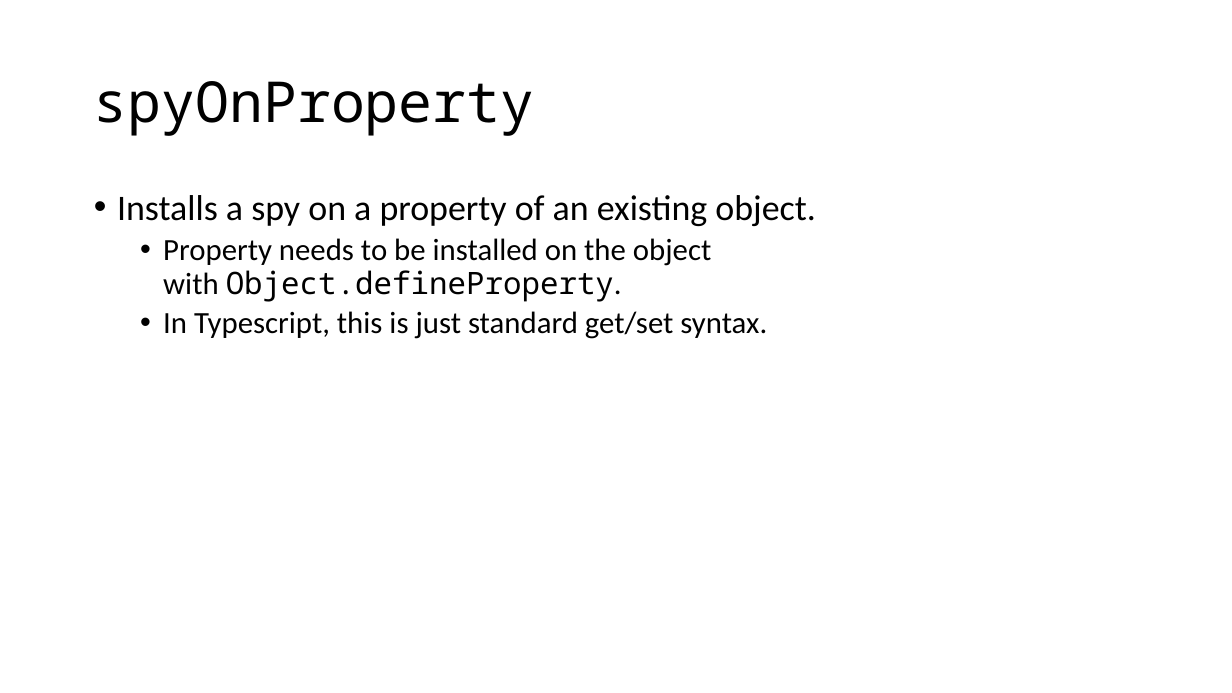
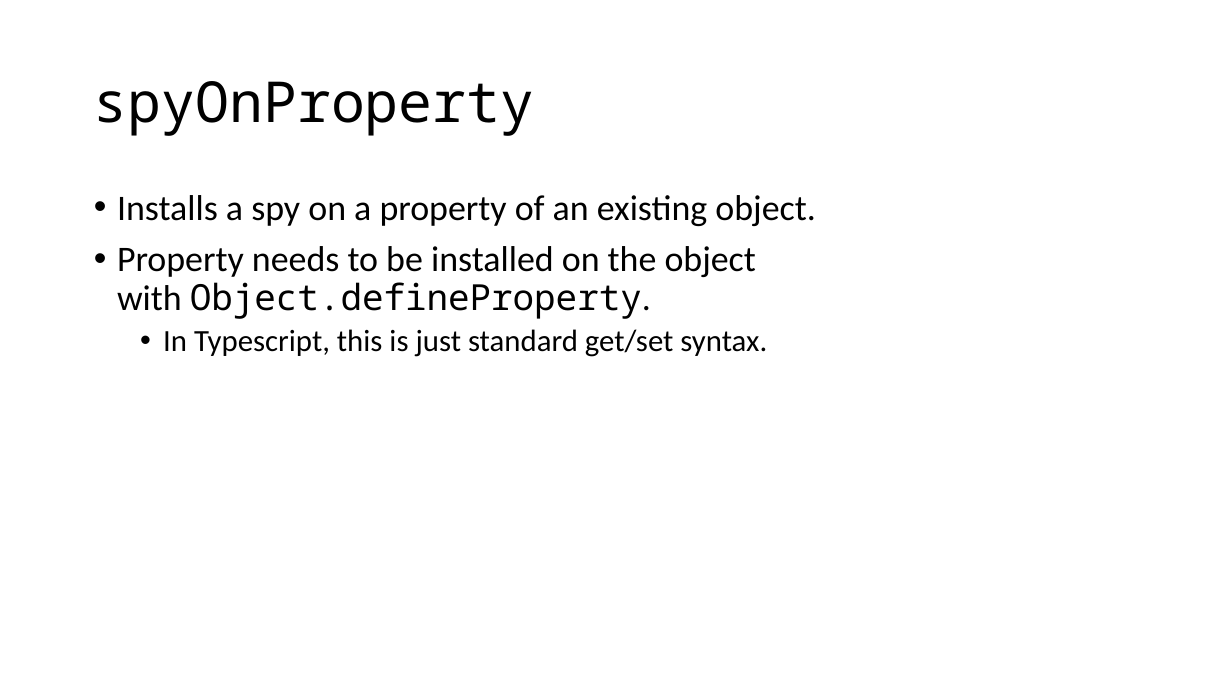
Before and after one commit to cebartling/test-driven, a slide deck: slide 19 of presentations/Introduction to Jasmine Framework.pptx. Drawn at 1232x693 pixels with LibreOffice and Linux fonts; fonts in the diff are those of the drawing. Boxes give left, top, right and bottom in pixels: in the first picture for what was removed or moved away, otherwise in the second. Text is boxed around its words. In the diff, an @@ line names an element or a change of style, - is before the commit and + after.

Commit message:
Presentation updates

```diff
--- a/presentations/Introduction to Jasmine Framework.pptx
+++ b/presentations/Introduction to Jasmine Framework.pptx
@@ text at <box>117,246,756,319</box>: size 24 to 28 pt in "Property needs to be installed on the ..."; list level 2 to 1 in "Property needs to be installed ..." @@
```
Also in this commit, not shown: 1 other slide changed, 1 other file.
